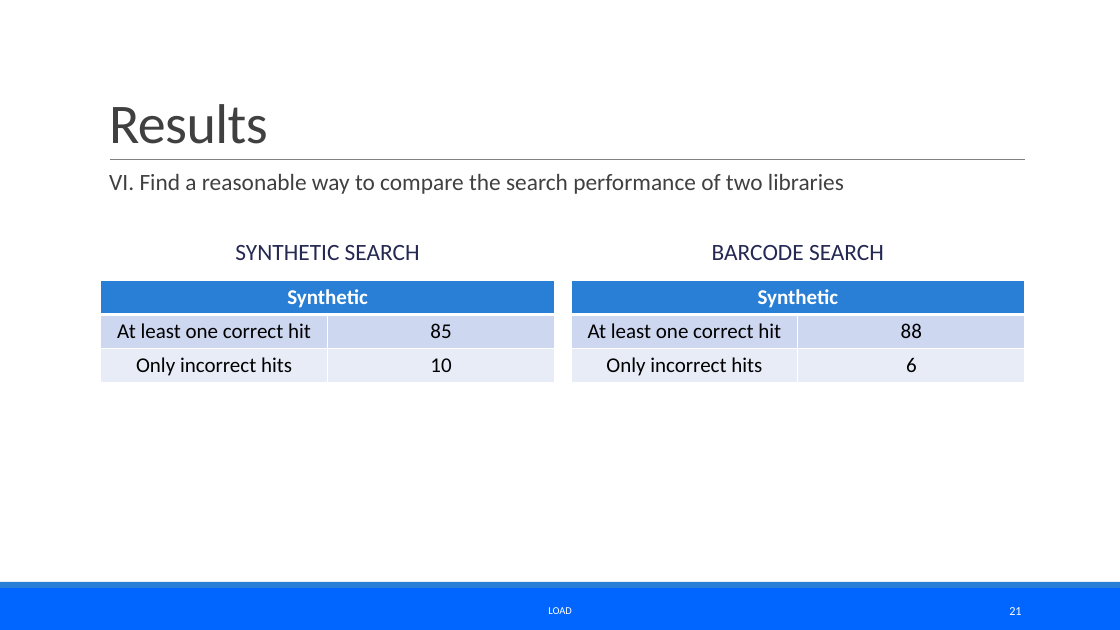
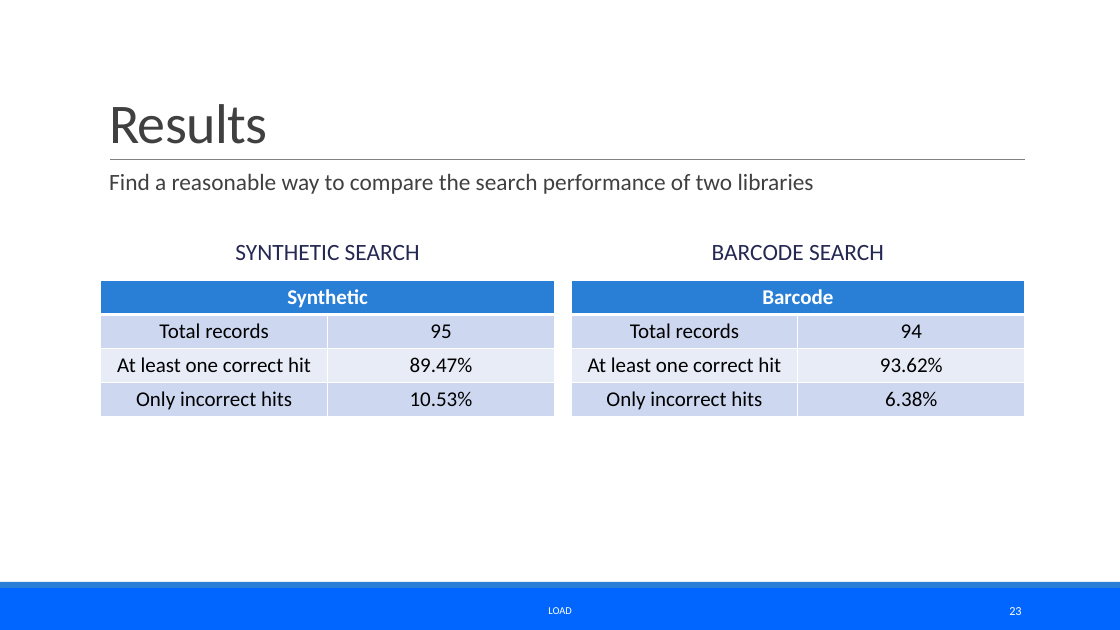
Before and after one commit to jozef1v/MS_Synthetic_Library, a slide deck: slide 23 of Presentation/Prezentácia_MS_Library.pptx (slide 21 before the commit). Drawn at 1120x630 pixels with LibreOffice and Linux fonts; fonts in the diff are those of the drawing. Boxes give left, top, right and bottom in pixels: in the first picture for what was removed or moved away, otherwise in the second. Text is boxed around its words. In the diff, an @@ line names an element or a change of style, - is before the commit and + after.

```diff
--- a/Presentation/Prezentácia_MS_Library.pptx
+++ b/Presentation/Prezentácia_MS_Library.pptx
@@ text at bbox=[109, 174, 814, 194]: text changed @@
-  VI. Find a reasonable way to compare the search performance of two libraries
+  Find a reasonable way to compare the search performance of two libraries
@@ table at bbox=[101, 281, 555, 417] @@
-row 2: At least one correct hit | 85
-row 3: Only incorrect hits | 10
+row 2: Total records | 95
+row 3: At least one correct hit | 89.47%
+row 4: Only incorrect hits | 10.53%
@@ table at bbox=[571, 281, 1025, 417] @@
-row 1: Synthetic | 
-row 2: At least one correct hit | 88
-row 3: Only incorrect hits | 6
+row 1: Barcode | 
+row 2: Total records | 94
+row 3: At least one correct hit | 93.62%
+row 4: Only incorrect hits | 6.38%
@@ page number at bbox=[1009, 607, 1021, 615]: text changed @@
-21
+23
```
Also in this commit, not shown: 13 other slides changed, 2 slides added, 20 other files.
